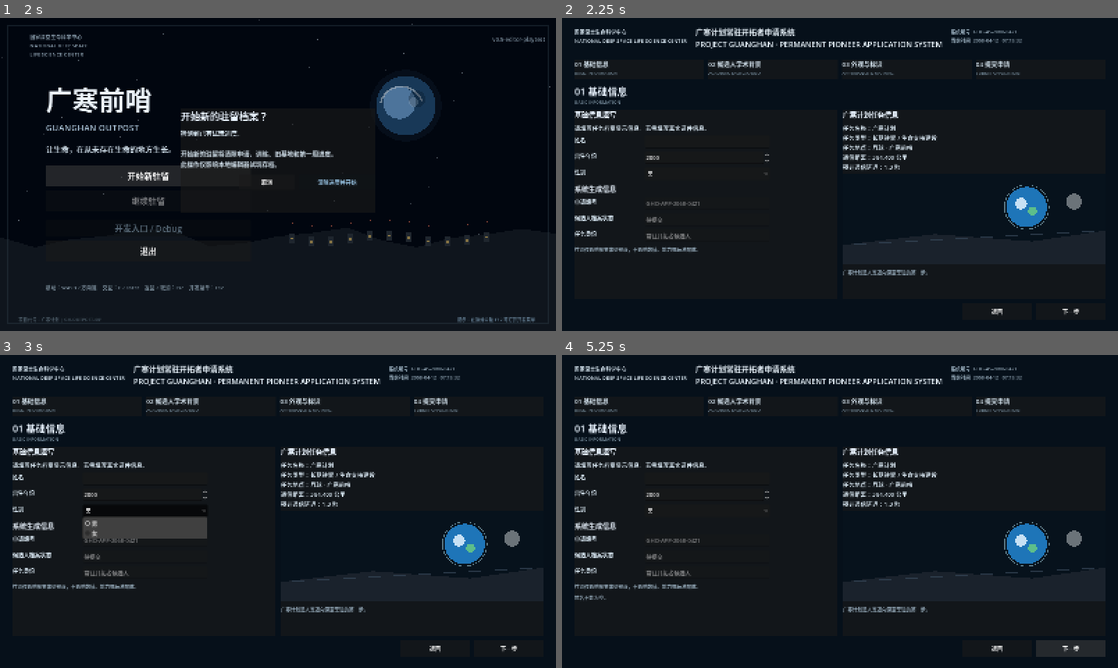
Above: before the commit, frames 1-4 (two rows, left to right).
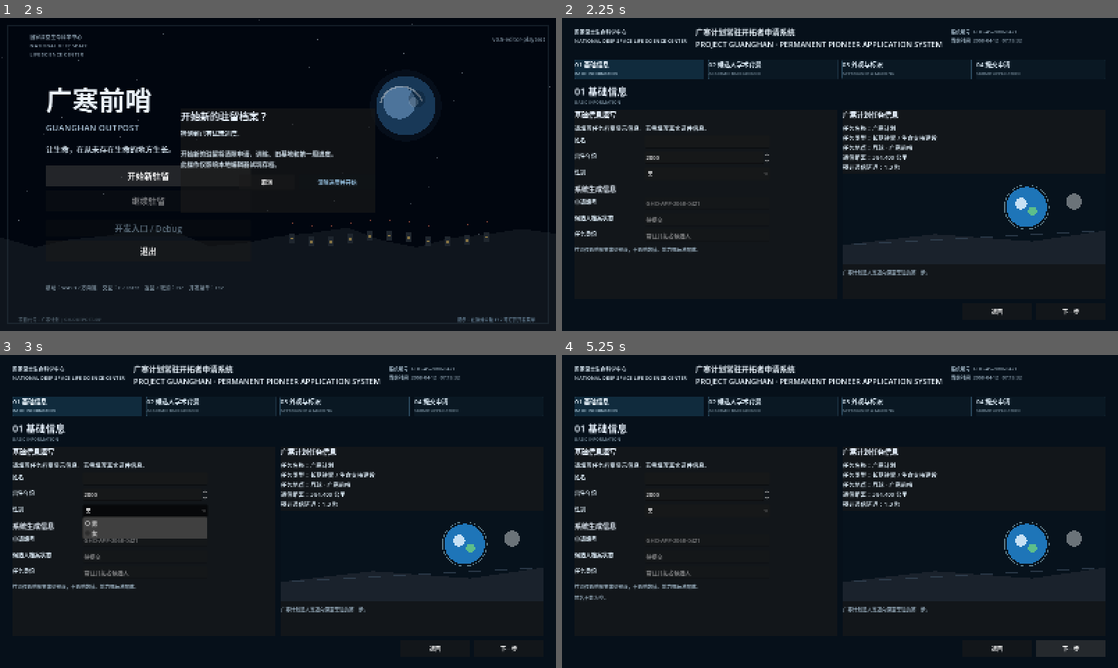
Above: after the commit, the same moments.

Repository: chinnseii/guanghan-outpost
Game: Godot game, scene res://scenes/main.tscn
The game is run twice, just before and just after one commit, with the same random seed, the same clock (stepped at 60 frames per second) and the same inputs.
Inputs:
- Up to frame 1 (2 s): click "开始新驻留" at 0.5 s; click "开始新驻留" at 1.25 s
- Up to frame 2 (2.25 s): click "清除进度并开始" at 2 s
- Up to frame 3 (3 s): click "男" at 2.75 s
- Up to frame 4 (5.25 s): click "返回" at 3.5 s; click "继续驻留" at 4.25 s; click "下一步" at 5 s

Frame 1 is identical in both runs. In frame 2, 1.9% of the frame differs, in the area x 2-83%, y 13-20%; in frame 3, 1.9%; in frame 4, 1.9%.

Commit message:
feat: highlight active application step

Diff:
--- a/scripts/application/application_flow_scene.gd
+++ b/scripts/application/application_flow_scene.gd
@@ -50,6 +50,7 @@
 var appearance_options: Dictionary = {}
 var confirmation_checks: Array[CheckBox] = []
 var submit_button: Button
+var step_bar_entries: Dictionary = {}
 
 func _ready() -> void:
 	profile = PlayerProfileDataScript.new()
@@ -167,10 +168,45 @@
 		sub.modulate = Color("#6f8493")
 		sub.add_theme_font_size_override("font_size", 12)
 		box.add_child(sub)
+		var indicator := ColorRect.new()
+		indicator.custom_minimum_size = Vector2(0, 2)
+		box.add_child(indicator)
+		step_bar_entries[key] = {
+			"panel": panel,
+			"main": main,
+			"sub": sub,
+			"indicator": indicator,
+		}
+	_refresh_step_bar()
+
+static func is_step_active(current_step: String, candidate_step: String) -> bool:
+	return current_step == candidate_step
+
+func _refresh_step_bar() -> void:
+	for key in step_bar_entries.keys():
+		var entry: Dictionary = step_bar_entries[key]
+		var is_active := is_step_active(step, String(key))
+		var panel: PanelContainer = entry["panel"]
+		var main: Label = entry["main"]
+		var sub: Label = entry["sub"]
+		var indicator: ColorRect = entry["indicator"]
+		var style := StyleBoxFlat.new()
+		style.bg_color = Color("#102b3d") if is_active else Color("#0a1823")
+		style.border_color = Color("#6f93a8") if is_active else Color("#29465a")
+		style.set_border_width_all(1)
+		style.corner_radius_top_left = 2
+		style.corner_radius_top_right = 2
+		style.corner_radius_bottom_right = 2
+		style.corner_radius_bottom_left = 2
+		panel.add_theme_stylebox_override("panel", style)
+		main.modulate = Color("#edf7ff") if is_active else Color("#d8e7f2")
+		sub.modulate = Color("#a7c2d3") if is_active else Color("#6f8493")
+		indicator.color = Color("#6f9bb3") if is_active else Color(0, 0, 0, 0)
 
 func _show_step(next_step: String) -> void:
 	step = next_step
 	profile.set("current_application_step", step)
+	_refresh_step_bar()
 	_clear_container(page_body)
 	_clear_container(footer)
 	match step:
--- /dev/null
+++ b/tests/p6_02_application_step_active_state_test.gd
@@ -0,0 +1,53 @@
+extends SceneTree
+
+## P6-02 characterization: pure mapping only. It preloads the UI script but never
+## instantiates the scene, so it does not call _show_step() or _save_profile().
+const ApplicationFlowSceneScript := preload("res://scripts/application/application_flow_scene.gd")
+const STEPS := ["identity", "education", "appearance", "review"]
+
+var _checks := 0
+var _failures: Array[String] = []
+
+func _init() -> void:
+	call_deferred("_run")
+
+func _run() -> void:
+	_test_single_active_mapping()
+	_test_forward_navigation_mapping()
+	_test_back_navigation_mapping()
+	if _failures.is_empty():
+		print("P6-02 application step active-state characterization: PASS (%d checks)" % _checks)
+		quit(0)
+		return
+	for failure in _failures:
+		push_error(failure)
+	quit(1)
+
+func _test_single_active_mapping() -> void:
+	for current_step in STEPS:
+		var active: Array[bool] = []
+		for candidate_step in STEPS:
+			active.append(ApplicationFlowSceneScript.is_step_active(current_step, candidate_step))
+		_ok("%s maps to exactly one active step" % current_step, active.count(true) == 1)
+		_ok("%s maps to its matching navigation item" % current_step, active[STEPS.find(current_step)])
+
+func _test_forward_navigation_mapping() -> void:
+	for index in range(STEPS.size()):
+		var current_step: String = STEPS[index]
+		_ok("forward step %d activates only itself" % (index + 1), _active_index(current_step) == index)
+
+func _test_back_navigation_mapping() -> void:
+	for index in range(STEPS.size() - 1, -1, -1):
+		var current_step: String = STEPS[index]
+		_ok("backward step %d restores only itself" % (index + 1), _active_index(current_step) == index)
+
+func _active_index(current_step: String) -> int:
+	for index in range(STEPS.size()):
+		if ApplicationFlowSceneScript.is_step_active(current_step, STEPS[index]):
+			return index
+	return -1
+
+func _ok(label: String, condition: bool) -> void:
+	_checks += 1
+	if not condition:
+		_failures.append(label)
Not shown, added: tests/p6_02_application_step_active_state_test.gd.uid
Not shown, changed: docs/governance/CLEANUP_PLAN.md
Not shown, changed: docs/handoff/ACTIVE_TASKS.md
Not shown, changed: docs/handoff/CURRENT.md
